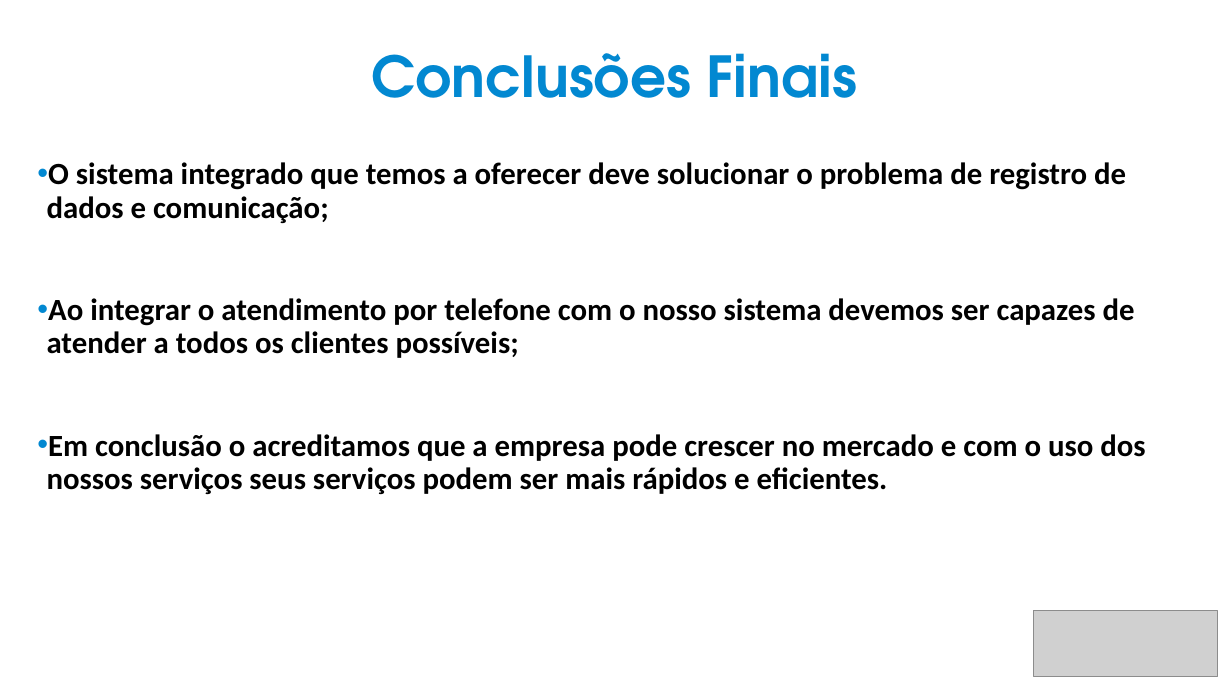
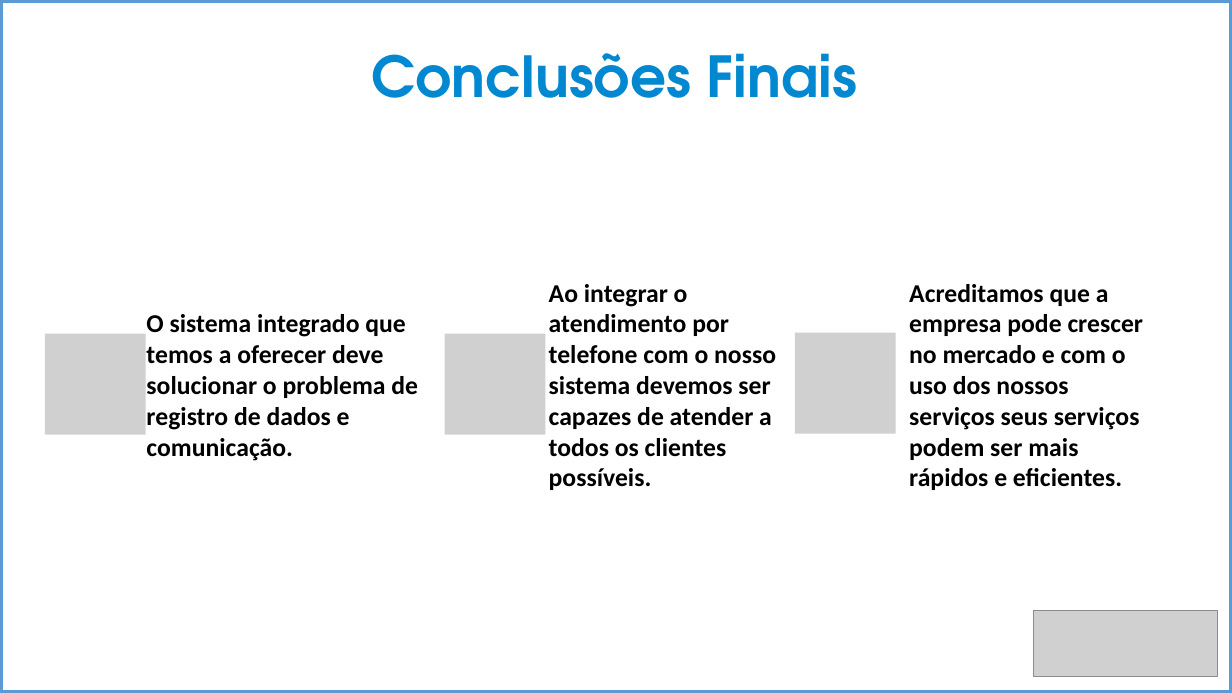
Before and after one commit to tcc-grupo-e/TCC, a slide deck: slide 21 of TCC.pptx (slide 14 before the commit). Drawn at 1232x693 pixels with LibreOffice and Linux fonts; fonts in the diff are those of the drawing; grey boxes stand for pictures. Boxes give left, top, right and bottom in pixels: in the first picture for what was removed or moved away, otherwise in the second. Text is boxed around its words. In the diff, an @@ line names an element or a change of style, - is before the commit and + after.

```diff
--- a/TCC.pptx
+++ b/TCC.pptx
@@ rectangle added at (0,0,1232,693), outline #5B9BD5 4.5 pt @@
@@ text removed at (47,162,1145,494) @@
-• O sistema integrado que temos a oferecer deve solucionar o problema de registro de dados e comunicação;
-• Ao integrar o atendimento por telefone com o nosso sistema devemos ser capazes de atender a todos os clientes possíveis;
-• Em conclusão o acreditamos que a empresa pode crescer no mercado e com o uso dos nossos serviços seus serviços podem ser mais rápidos e eficientes.
@@ group added at (44,284,1144,490): 3 pictures, 3 texts, 1 ellipse @@
+O sistema integrado que temos a oferecer deve solucionar o problema de registro de dados e comunicação.
+Ao integrar o atendimento por telefone com o nosso sistema devemos ser capazes de atender a todos os clientes possíveis.
+Acreditamos que a empresa pode crescer no mercado e com o uso dos nossos serviços seus serviços podem ser mais rápidos e eficientes.
```
Also in this commit, not shown: 11 other slides changed, 9 slides added, 2 slides removed.
